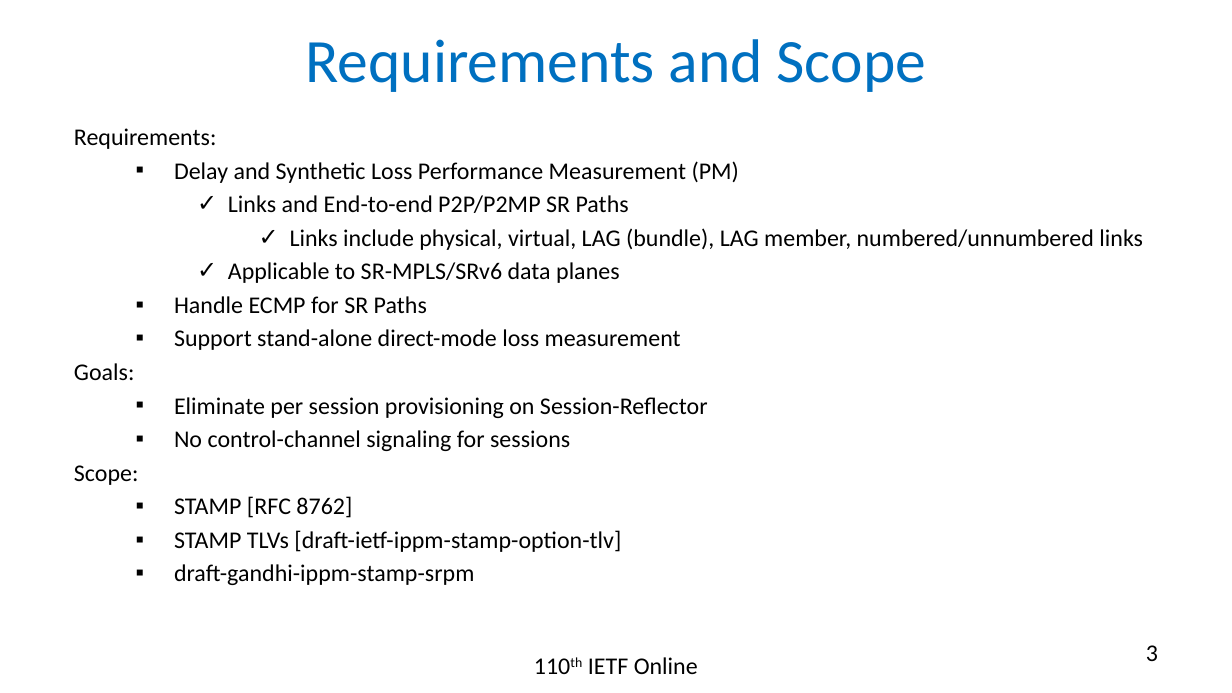
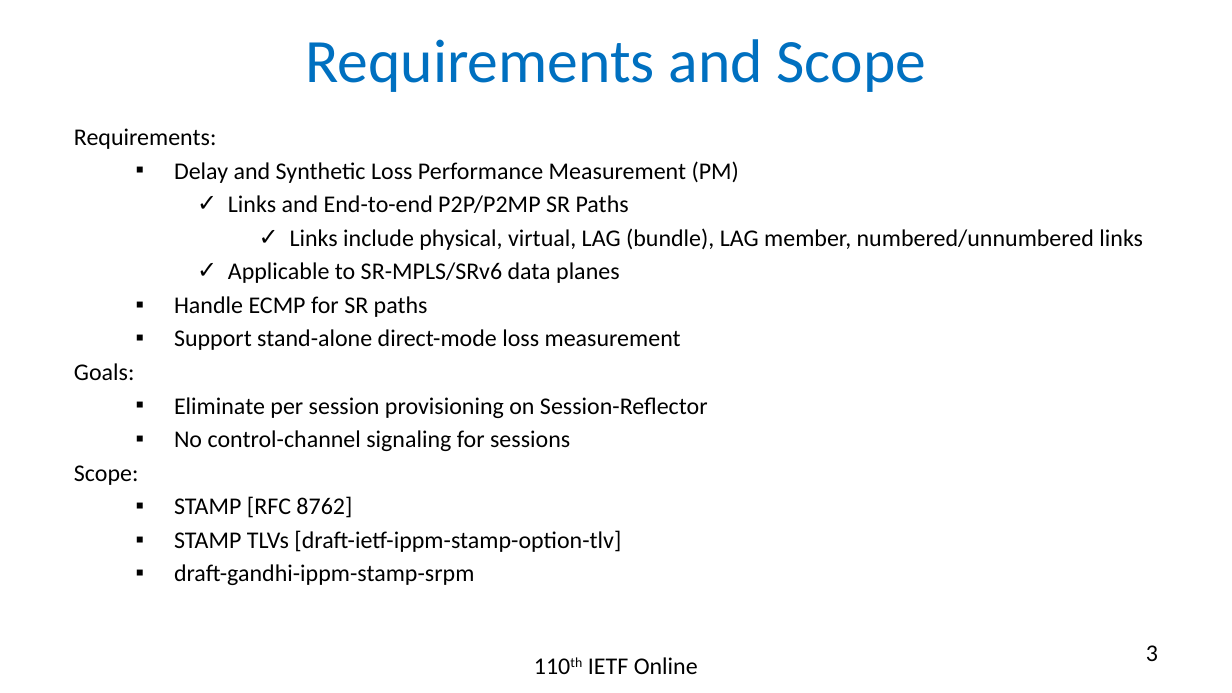
Before and after one commit to rakgandhi/ietf-slides, a slide deck: slide 3 of draft-gandhi-spring-stamp-srpm-04.pptx. Drawn at 1232x693 pixels with LibreOffice and Linux fonts; fonts in the diff are those of the drawing. Boxes give left, top, right and bottom in pixels: in the first picture for what was removed or moved away, otherwise in the second. Text is boxed around its words. In the diff, an @@ line names an element or a change of style, - is before the commit and + after.

```diff
--- a/draft-gandhi-spring-stamp-srpm-04.pptx
+++ b/draft-gandhi-spring-stamp-srpm-04.pptx
@@ text at [174, 296, 428, 317]: text changed @@
-  ▪ Handle ECMP for SR Paths
+  ▪ Handle ECMP for SR paths
```
Also in this commit, not shown: 2 other slides changed, 3 other files.
